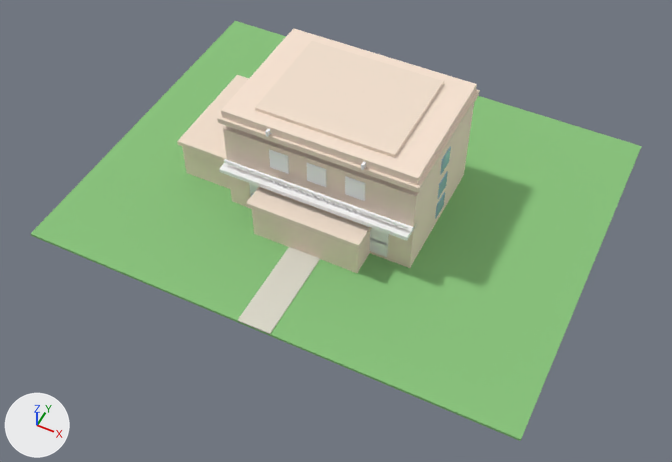
One commit to the glTF model public/models/Conference_Hall.glb: the scene before it, then after it.
Before and after are seen from a 50 mm lens placed at (20.5, -43.3, 48.8), pointed at (1.0, -4.3, 0.1). Lighting does not change. The marker at lower left points along +X, +Y and +Z. The older version comes first. Where no turn or scale is listed for an object, it has been applied to the vertices.

The scene before the commit, as lines of its bpy script (objects in view):
```python
me_cube_001 = bpy.data.meshes.new('Cube.001')
me_cube_001.from_pydata(...)  # a box spanning x -18.0..18.0, y -14.0..14.0, z -0.1..0.1
me_cube_001.materials.append(mat_grass)  # green #89c47c
me_cube_007 = bpy.data.meshes.new('Cube.007')
me_cube_007.from_pydata(...)  # a box spanning x -5.0..5.0, y -4.0..4.0, z -0.15..0.15
me_cube_007.materials.append(mat_roof)  # pale yellow #f3e1ce
me_cube_093 = bpy.data.meshes.new('Cube.093')
me_cube_093.from_pydata(...)  # a box spanning x -2.7..2.7, y -4.2..4.2, z -0.18..0.18
me_cube_093.materials.append(mat_roof)  # pale yellow #f3e1ce
ob_ground = bpy.data.objects.new('Ground', me_cube_001)
ob_ground.location = (0.0, 0.0, -0.1)
ob_leftroof = bpy.data.objects.new('LeftRoof', me_cube_093)
ob_leftroof.location = (-9.0, 0.0, 3.1)
ob_topslab = bpy.data.objects.new('TopSlab', me_cube_007)
ob_topslab.location = (0.0, 0.0, 8.7)
# also in view: 'BalconySlab' at (0.0, -5.2, 4.0); 'Path' at (0.0, -7.0, 0.0); 'FirstFloor' at (0.0, 0.0, 5.5); 'PorchSlab' at (0.0, -5.5, 3.1); 'LeftWing' at (-9.0, 0.0, 1.5)
```
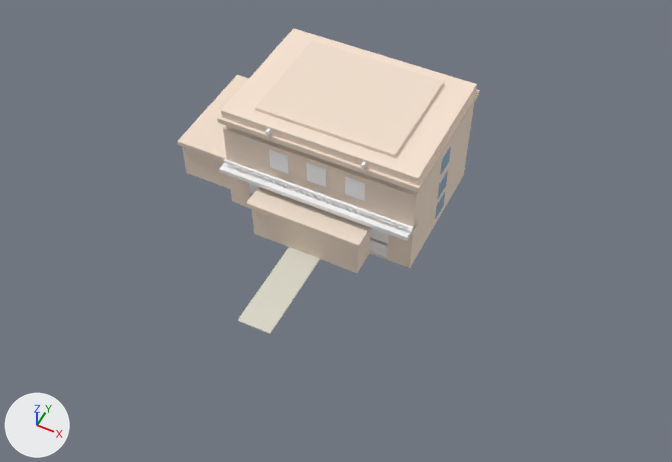
What changed in the scene script:
```text
Remove ob_ground:
    ob_ground = bpy.data.objects.new('Ground', me_cube_001)
    ob_ground.location = (0.0, 0.0, -0.1)
```

What differs and where, as boxes [x1, y1, x2, y2] in the pictures (672 x 462 px):
'Ground', deleted (green): before [31, 21, 642, 441]
